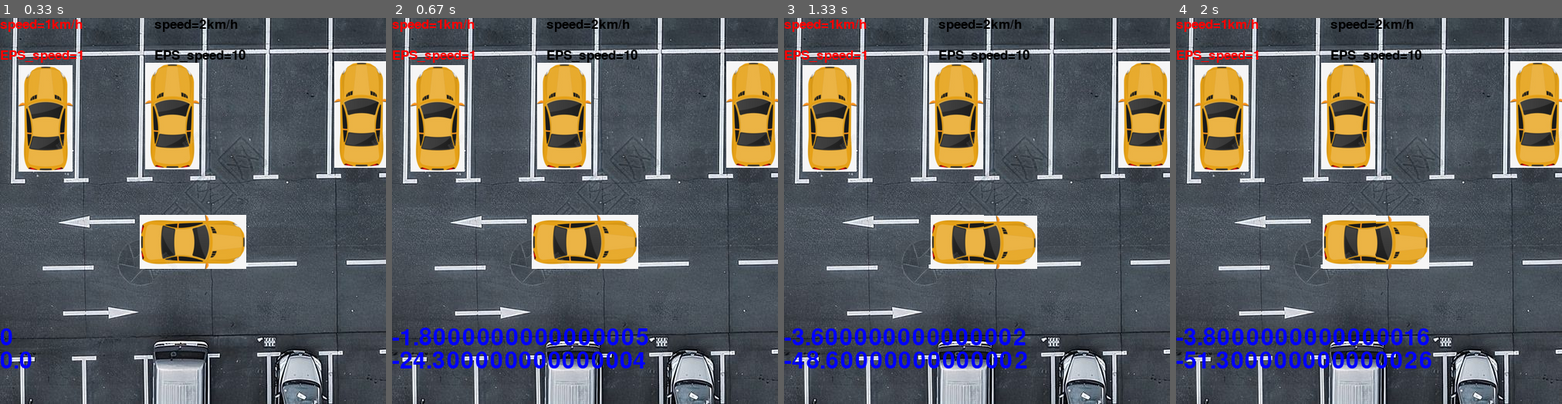
Above: before the commit, frames 1-4 (left to right).
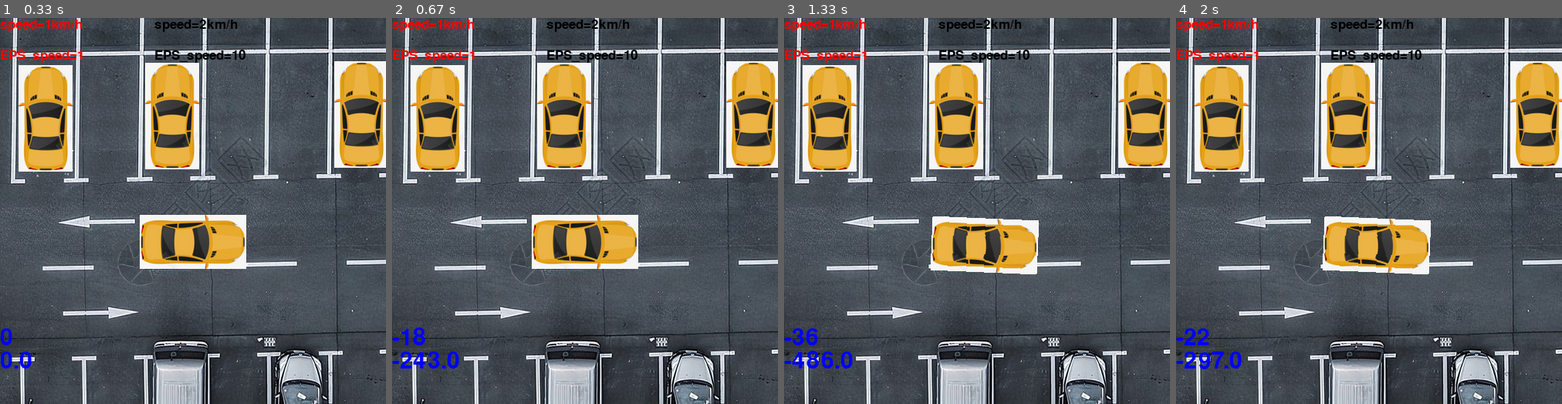
Above: after the commit, the same moments.

Repository: DearJim112/Python
Game: pygame game, started from pygametest4.py
Two runs of this game, one before a commit and one after it. Both use one fixed random seed, a clock stepped at 60 frames per second and the inputs below.
Inputs:
- Up to frame 1 (0.33 s): no input
- Up to frame 2 (0.67 s): hold Right from 0.33 s (still down)
- Up to frame 3 (1.33 s): release Right at 0.8 s; hold Up 0.83-1.13 s; hold Right from 1.17 s (still down)
- Up to frame 4 (2 s): release Right at 1.63 s; hold Left from 1.67 s (still down)

Frame 1 is identical in both runs. In frame 2, 2.7% of the frame differs, in the area x 5-67%, y 80-91%; in frame 3, 4.4%; in frame 4, 4.8%, in the area x 2-67%, y 51-91%.

Commit message:
修改了一下EPS的角度

Diff:
--- a/pygametest4.py
+++ b/pygametest4.py
@@ -82,6 +82,7 @@
 Lb=138*0.5
 Ltw=70*0.9
 yaw=0
+eps_speed1=1
 while True:
     clock.tick(FPS)
     screen.blit(background, (0, 0))
@@ -127,11 +128,11 @@
                 speed2 = font_small.render("speed=4km/h", True, RED)
                 speed=1
             if ((200 > mousex > 0) & (60 > mousey > 40)):
-                EPS_speed1=0.1
+                eps_speed1= 0.1
                 EPS_speed1 = font_small.render("EPS_speed=1°/s",True,RED)
                 EPS_speed2 = font_small.render("EPS_speed=10°/s", True, BLACK)
             if ((400 > mousex > 200) & (60 > mousey > 40)):
-                EPS_speed1 = 1
+                eps_speed1 = 1
                 EPS_speed1 = font_small.render("EPS_speed=1°/s",True,BLACK)
                 EPS_speed2 = font_small.render("EPS_speed=10°/s", True, RED)
         if event.type == pygame.QUIT:
@@ -186,11 +187,11 @@
         newcar.image = pygame.transform.rotate(car.image, angle=yaw * 180 / pi)
         # newcar.rect = newcar.image.get_rect().center
     if pressed_key[pygame.K_LEFT]:
-        degree += ddegree
+        degree += eps_speed1
         if degree>40:
             degree=40
     if pressed_key[pygame.K_RIGHT]:
-        degree -= ddegree
+        degree -= eps_speed1
         if degree<-40:
             degree=-40
         # if event.type ==pygame.
